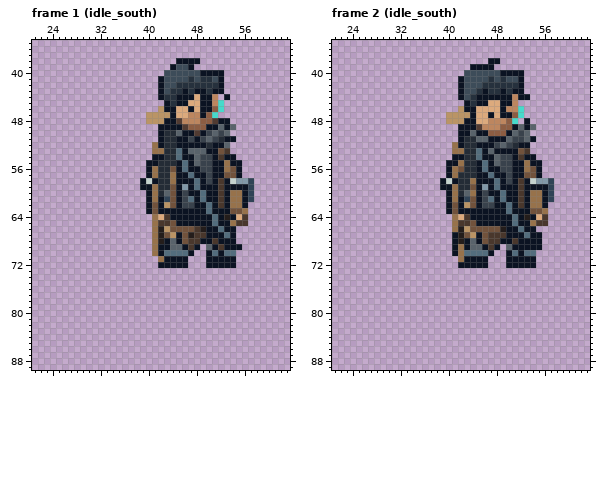
Pixel-art file -- assets/combat/native/sources/portador.ase. Above, as it was before the edit.
96x96 pixels, 256 frames. Colours within 5 levels of each other are drawn and written as one. Shown: frame 1 (idle_south): x 21..63, y 35..89; frame 2 (idle_south): x 21..63, y 35..89. The commit also changed other frames, which this record leaves out.
After the commit:
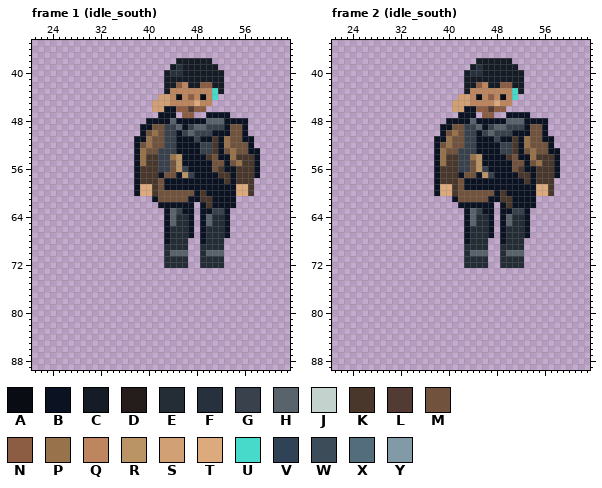
Palette (. is transparent): A #090d13  B #0b1322  C #151c25  D #241d1b  E #242c36  F #26313d  G #39424c  H #59636b  J #c4d2ce  K #49372c  L #513b32  M #71523c  N #8c5d43  P #97724b  Q #bd865f  R #ba9465  S #d1a075  T #dcaa7d  U #47dacb  V #304356  W #3d4c59  X #536d7d  Y #8299a8
Difference:
Changed rows in their new state; - is an unchanged pixel.
Frame 1 (idle_south), layers "Armas y mecanismos", "Cuerpo y apoyo":
first column x 38:
38 -------CCCCCC--------
39 ------CFCCCCCC-------
40 -----CFFCCCCCCC------
41 ----.CCCCCCCCCC------
42 ----.CCNQCCNNCC------
43 ----.CQQQQQQQUC------
44 ----SSQAQNQAQU-.-----
45 ---SSSQQQQ-QQ..------
46 ---SS--NNLNN...------
47 --..BB-.NN..BBBB-----
48 --BBB-HBBBBBHHH-BBB--
49 -BBMMGGHBGHHGGG-MMB--
50 -BMPMGGBGHGG-BBBMMB--
51 BBPMMGG--BGBBKBPMMBB-
52 BMPMMGG----GGK-PMMMB-
53 BPMMGGGB-BBGGKBMPMMBB
54 BPKKGGPR--BBKMB-PKKKB
55 BPKKGGMRB-BBBMMBMPKKB
56 BKKKGG-RG--BBMKBBKKKB
57 BKKKBMM-RG--B-KKBKKKB
58 BKKKMBB---B-B-BKBKKK-
59 BTTKMBB-B-B---B--TTK-
60 BTTKMM-MMM-K--B-BTTK-
61 --.BMM-MMB-KK-B-B...-
62 --..-BB-BB.-K-B-B..--
63 --...-HG--.-BGG-...--
64 ---..BHEE-.-HEEB...--
65 ---..BHEE-.-HEE-...--
66 ---..BEEEB.BEEE-.----
67 ---..BEEEB.BEEEB.----
68 ---..-EEE..-EEE..----
69 ---..EEEE..EEEE...---
70 ---..EHHH.-EHHH..----
71 ----.EEEE--EEEE..----
72 ----.EEEE--EEEE..----
Frame 2 (idle_south), layers "Armas y mecanismos", "Cuerpo y apoyo":
first column x 38:
38 -------CCCCCC--------
39 ------CFCCCCCC-------
40 -----CFFCCCCCCC------
41 ----.CCCCCCCCCC------
42 ----.CCNQCCNNCC------
43 ----.CQQQQQQQUC------
44 ----SSQAQNQAQU..-----
45 ---SSSQQQQ-QQ.-------
46 ---SS--NNLNN...------
47 --..BB-.NN..-BBB-----
48 --BBB-HBBBBBHHH-BBB--
49 -BBMMGGHBGHHGGG-MMB--
50 -BMPMGG-GHGGGBBBMMB--
51 BBPMMGGBB-G-BKBPMMBB-
52 BMPMMGG---BG-K-PMMMB-
53 BPMMGGGB-B-GGKBMPMMBB
54 BPKKGGPR--BBKMB-PKKKB
55 BPKKGGMRB-BBBMMBMPKKB
56 BKKKGGMRG--BBMKBBKKKB
57 BKKKBMM-RG--B-KKBKKKB
58 BKKKMBB---B-B-BKBKKK-
59 BTTKMBB-B-B---B--TTK-
60 BTTKMMMMMM-K--B-BTTK-
61 --.BMM-MMB-KK-B-B...-
62 --..-BB-BB.-K-B-B..--
63 --...-HG--.-BGG-...--
64 ---..BHEE-.-HEEB...--
65 ---..BHEE-.-HEE-...--
66 ---..BEEEB.BEEE-.----
67 ---..BEEEB.BEEEB..---
68 ---..-EEE..-EEE...---
69 ---..EEEE..EEEE...---
70 ---..EHHH.-EHHH..----
71 ----.EEEE--EEEE..----
72 ----.EEEE--EEEE..----
Where, in picture pixels (left, top, right, bottom), the same in both pictures:
changed: (134, 58, 260, 268)
changed: (434, 58, 560, 268)
